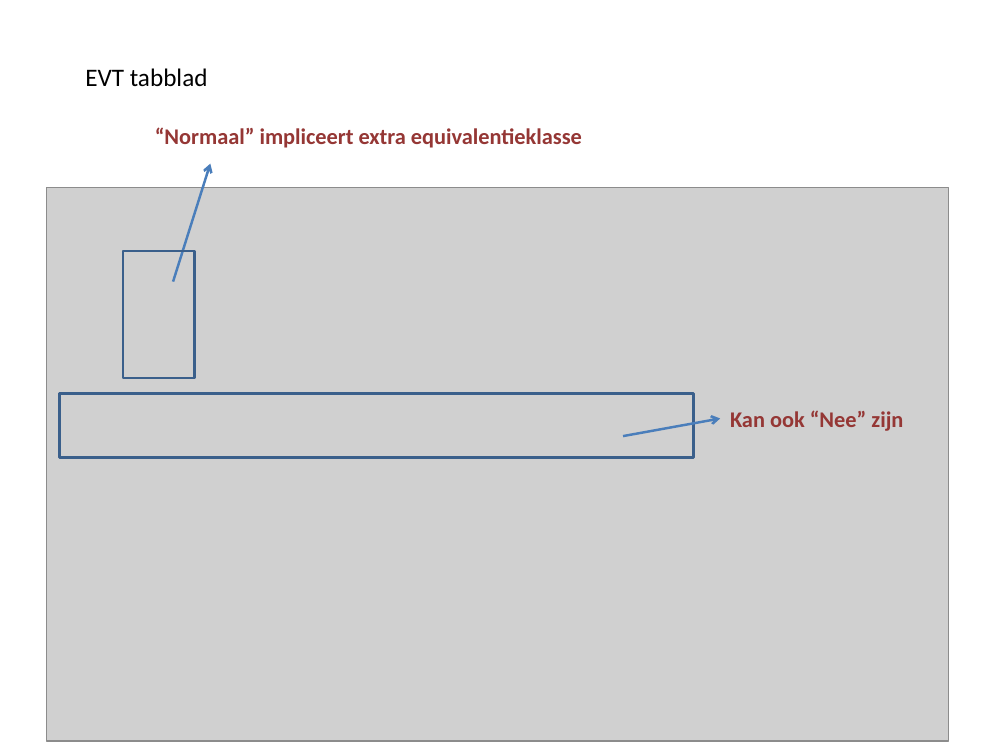
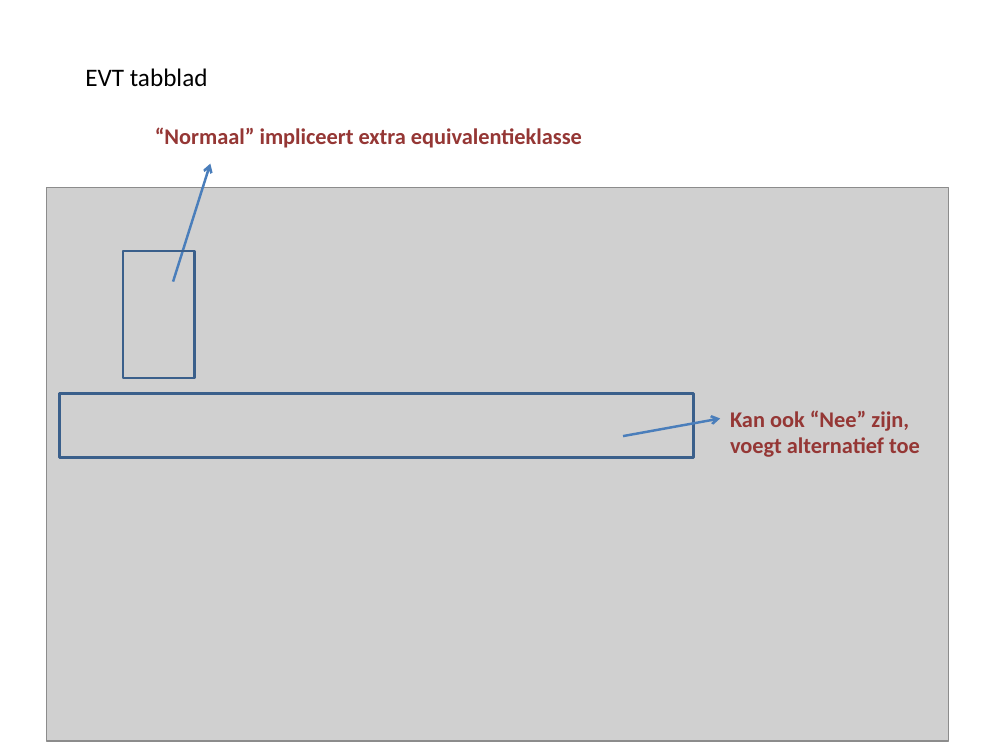
Before and after one commit to RalphSmeenk/TestdossierTool, a slide deck: slide 62 of Handleiding_powerpoint.pptx (slide 37 before the commit). Drawn at 1008x756 pixels with LibreOffice and Linux fonts; fonts in the diff are those of the drawing; grey boxes stand for pictures. Boxes give left, top, right and bottom in pixels: in the first picture for what was removed or moved away, otherwise in the second. Text is boxed around its words. In the diff, an @@ line names an element or a change of style, - is before the commit and + after.

```diff
--- a/Handleiding_powerpoint.pptx
+++ b/Handleiding_powerpoint.pptx
@@ text at (x1=730, y1=410, x2=920, y2=457): text changed @@
-Kan ook “Nee” zijn
+Kan ook “Nee” zijn,
+voegt alternatief toe
```
Also in this commit, not shown: 15 other slides changed, 61 slides added, 2 slides removed, 3 other files.
